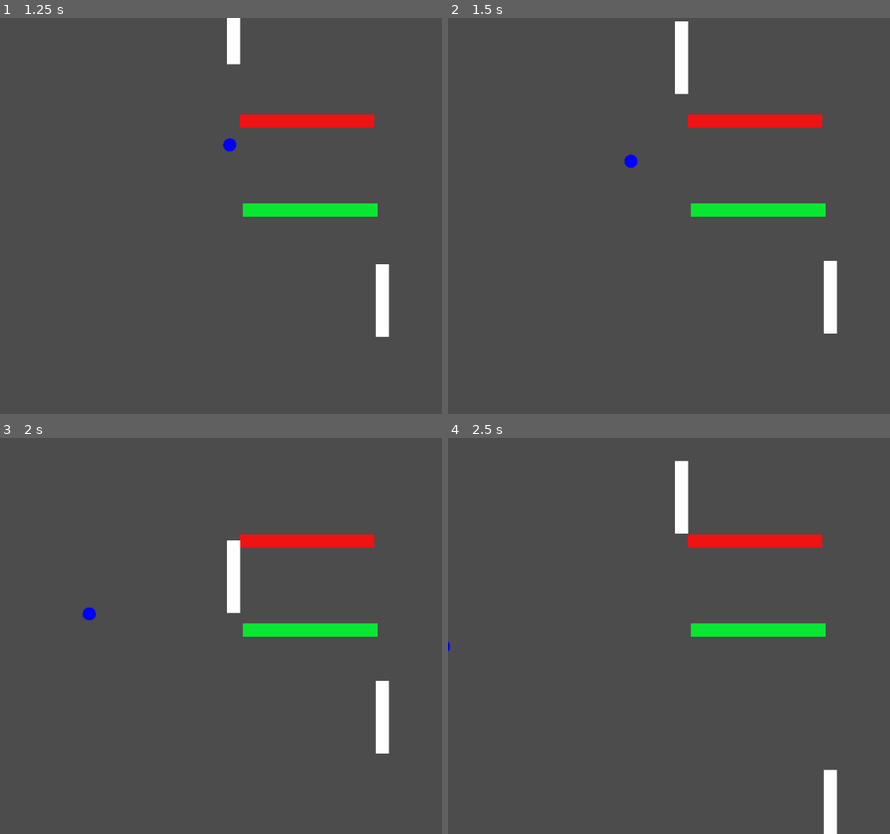
Above: before the commit, frames 1-4 (two rows, left to right).
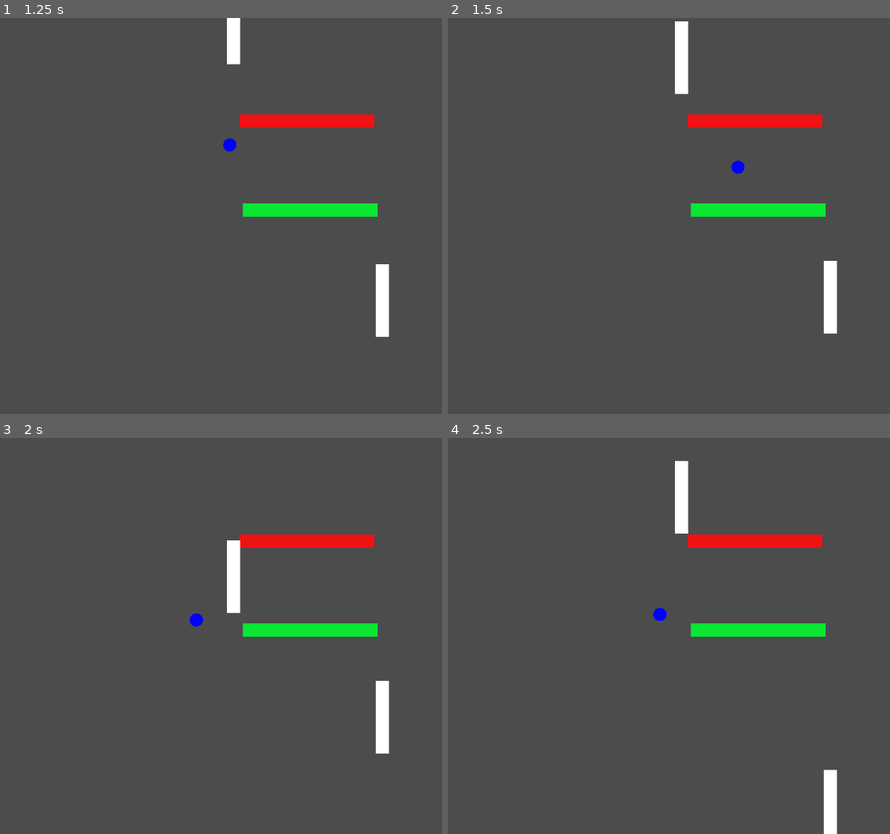
Above: after the commit, the same moments.

Repository: bitwes/GutTutorials
Game: Godot game, scene res://scenes/Game.tscn
The game is run twice, just before and just after one commit, with the same random seed, the same clock (stepped at 60 frames per second) and the same inputs. The project has no main scene, so this scene is started directly.
Inputs:
- Up to frame 1 (1.25 s): hold A (p1_up) from 0.53 s (still down); hold Down (p2_down) from 0.53 s (still down)
- Up to frame 2 (1.5 s): release A (p1_up) at 1.28 s; release Down (p2_down) at 1.28 s; hold Z (p1_down) from 1.28 s (still down); tap Up (p2_up) at 1.35 s
- Up to frame 3 (2 s): keep holding Z (p1_down)
- Up to frame 4 (2.5 s): release Z (p1_down) at 2.03 s; hold A (p1_up) from 2.03 s (still down); hold Down (p2_down) from 2.03 s (still down)

Frame 1 is identical in both runs. In frame 2, 0.2% of the frame differs, in the area x 39-68%, y 34-40%; in frame 3, 0.2%, in the area x 18-46%, y 42-48%; in frame 4, less than 0.1%.

Commit message:
ball resets now

Diff:
--- a/TddAndPong/Episode4/scenes/Game.tscn
+++ b/TddAndPong/Episode4/scenes/Game.tscn
@@ -1,9 +1,10 @@
-[gd_scene load_steps=5 format=2]
+[gd_scene load_steps=6 format=2]
 
 [ext_resource path="res://scripts/game.gd" type="Script" id=1]
 [ext_resource path="res://scenes/Ball.tscn" type="PackedScene" id=2]
 [ext_resource path="res://scenes/Wall.tscn" type="PackedScene" id=3]
 [ext_resource path="res://scenes/Paddle.tscn" type="PackedScene" id=4]
+[ext_resource path="res://scenes/KillBox.tscn" type="PackedScene" id=5]
 
 [node name="Game" type="Node2D"]
 script = ExtResource( 1 )
@@ -24,3 +25,12 @@
 
 [node name="P2Paddle" parent="." instance=ExtResource( 4 )]
 position = Vector2( 578, 218 )
+
+[node name="P1KillBox" parent="." instance=ExtResource( 5 )]
+position = Vector2( 285, 289.5 )
+
+[node name="P2KillBox" parent="." instance=ExtResource( 5 )]
+position = Vector2( 667.5, 289.5 )
+
+[connection signal="kill_ball" from="P1KillBox" to="." method="_on_P1KillBox_kill_ball"]
+[connection signal="kill_ball" from="P2KillBox" to="." method="_on_P2KillBox_kill_ball"]
--- /dev/null
+++ b/TddAndPong/Episode4/scenes/KillBox.tscn
@@ -0,0 +1,14 @@
+[gd_scene load_steps=3 format=2]
+
+[ext_resource path="res://scripts/killbox.gd" type="Script" id=1]
+
+[sub_resource type="RectangleShape2D" id=1]
+extents = Vector2( 10, 371 )
+
+[node name="KillBox" type="Area2D"]
+script = ExtResource( 1 )
+
+[node name="CollisionShape2D" type="CollisionShape2D" parent="."]
+shape = SubResource( 1 )
+
+[connection signal="area_entered" from="." to="." method="_on_KillBox_area_entered"]
--- a/TddAndPong/Episode4/scripts/game.gd
+++ b/TddAndPong/Episode4/scripts/game.gd
@@ -1,8 +1,11 @@
 extends Node2D
+
+var _ball_start_pos = null
 
 func _ready():
 	$Ball.set_speed(300)
 	$Ball.set_direction(Vector2(1, 1))
+	_ball_start_pos = $Ball.get_position()
 
 	$P1Paddle.set_speed(300)
 	$P2Paddle.set_speed(300)
@@ -16,3 +19,14 @@
 		$P2Paddle.move_up(delta)
 	if Input.is_action_pressed("p2_down"):
 		$P2Paddle.move_down(delta)
+
+
+func _on_P2KillBox_kill_ball():
+	$Ball.set_position(_ball_start_pos)
+
+
+func _on_P1KillBox_kill_ball():
+	$Ball.set_position(_ball_start_pos)
+
+func get_ball():
+	return $Ball
--- /dev/null
+++ b/TddAndPong/Episode4/scripts/killbox.gd
@@ -0,0 +1,6 @@
+extends Area2D
+
+signal kill_ball
+
+func _on_KillBox_area_entered(area):
+	emit_signal('kill_ball')
--- a/TddAndPong/Episode4/test/Tests.tscn
+++ b/TddAndPong/Episode4/test/Tests.tscn
@@ -14,7 +14,7 @@
 __meta__ = {
 "_editor_icon": ExtResource( 2 )
 }
-_select_script = "test_wall_and_paddle"
+_select_script = "test_game"
 _run_on_load = true
 _should_maximize = true
 _yield_between_tests = false
--- /dev/null
+++ b/TddAndPong/Episode4/test/unit/test_game.gd
@@ -0,0 +1,33 @@
+extends 'res://addons/gut/test.gd'
+
+var Game = load('res://scenes/Game.tscn')
+
+var _game = null
+
+func before_each():
+	_game = Game.instance()
+	add_child(_game)
+
+func after_each():
+	remove_child(_game)
+
+func test_can_make_game():
+	assert_not_null(Game.instance())
+
+func test_when_p1_killbox_emits_kill_ball_then_ball_is_recentered():
+	var ball = _game.get_ball()
+	var orig_pos = ball.get_position()
+	var kb  = _game.get_node("P1KillBox")
+
+	ball.set_position(Vector2(1, 1))
+	kb.emit_signal('kill_ball')
+	assert_eq(ball.get_position(), orig_pos)
+
+func test_when_p2_killbox_emits_kill_ball_then_ball_is_recentered():
+	var ball = _game.get_ball()
+	var orig_pos = ball.get_position()
+	var kb  = _game.get_node("P2KillBox")
+
+	ball.set_position(Vector2(1, 1))
+	kb.emit_signal('kill_ball')
+	assert_eq(ball.get_position(), orig_pos)
